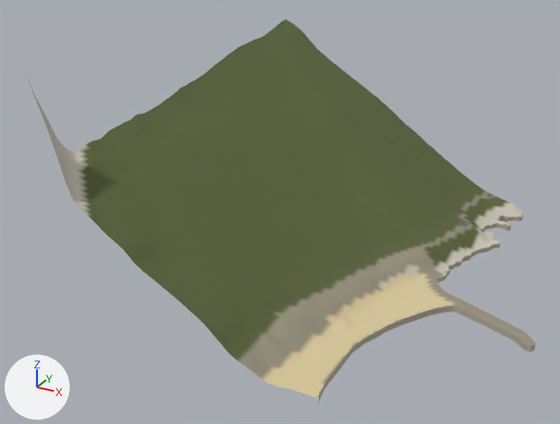
An edit to the glTF model gibraltar/data/build/tiles/T_E1_N0/terrain.glb, drawn before and after from the same camera.
Camera for both pictures: a 50 mm camera at (543.0, -503.0, 424.0) aimed at (161.0, 190.0, 77.0). Arrows for +X, +Y and +Z are at lower left; the lights stay in place. The first picture is the older version. Vertices at exactly the same position are counted once.

Names of what the first picture shows: 'T_E1_N0_terrain'.
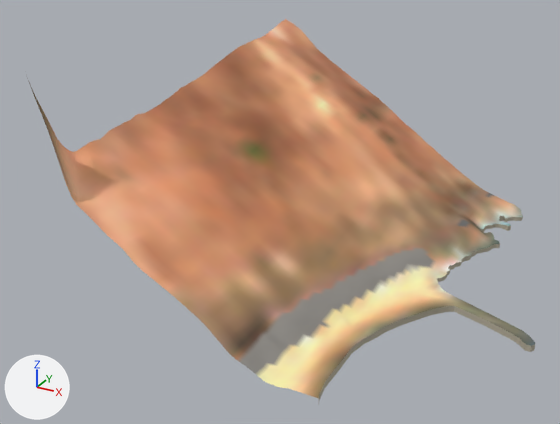
The change, as a list of edits to the scene's bpy script:
```text
Change me_t_e1_n0_terrain:
    where me_t_e1_n0_terrain.from_pydata(...)  # 7590 vertices, 14248 faces; spans x 0.0..451.0, y 0.0..500.0, z -4.0..258.0
    used by ob_t_e1_n0_terrain; location = (0.0, 0.0, 0.0)
    me_t_e1_n0_terrain part 1: 3335 faces centred in x 2.0..353.0, y 2.0..498.0, z 2.0..213.0 are repainted in the vertex colours; the middle colour goes from dark green #5c663d to orange #ca8c66
    me_t_e1_n0_terrain part 2: 3552 faces centred in x 2.0..349.0, y 2.0..498.0, z 1.0..227.0 are repainted in the vertex colours; the middle colour goes from dark green #5c663d to beige #e5a379
    me_t_e1_n0_terrain part 3: 5500 faces centred in x 2.0..451.0, y 1.0..498.0, z 1.0..242.0 are repainted in the vertex colours; the middle colour goes from dark green #5c663d to brown #a87d5c
    me_t_e1_n0_terrain part 4: 1421 faces centred in x 2.0..366.0, y 2.0..498.0, z 1.0..194.0 are repainted in the vertex colours; the middle colour goes from beige #dbca9e to beige #f7d1a4
```

Boxes (x1, y1, x2, y2) around the edits, measured in the pictures (560 x 424 px):
part 1 of me_t_e1_n0_terrain, recoloured (dark green to orange): (94, 32, 506, 375) in both
part 2 of me_t_e1_n0_terrain, recoloured (dark green to beige): (77, 19, 509, 372) in both
part 3 of me_t_e1_n0_terrain, recoloured (dark green to brown): (31, 50, 535, 398) in both
part 4 of me_t_e1_n0_terrain, recoloured: (48, 121, 522, 397) in both
